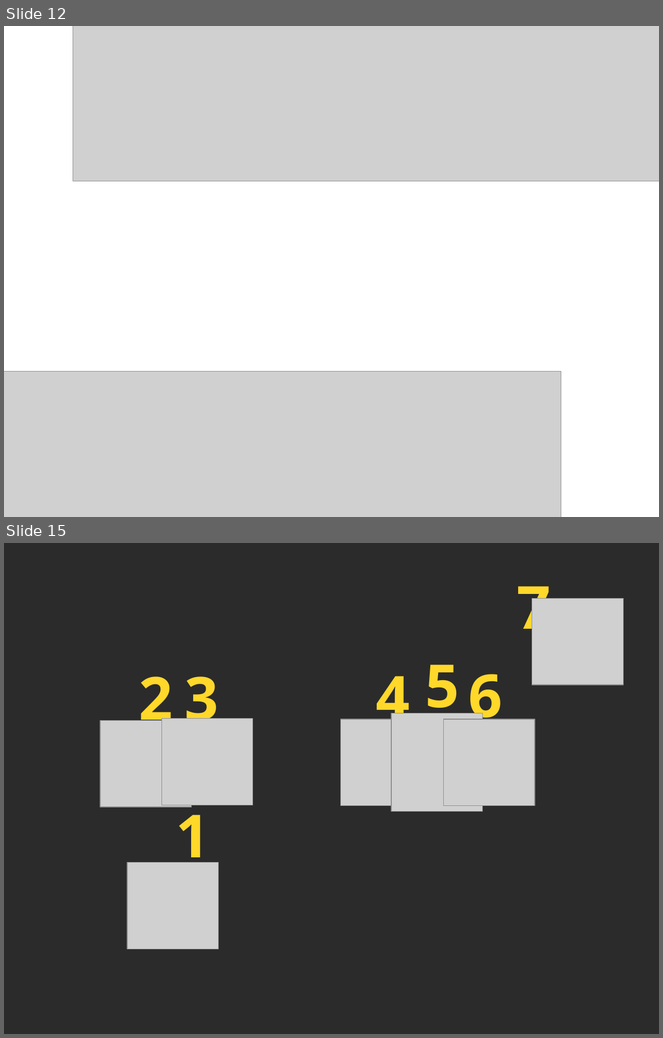
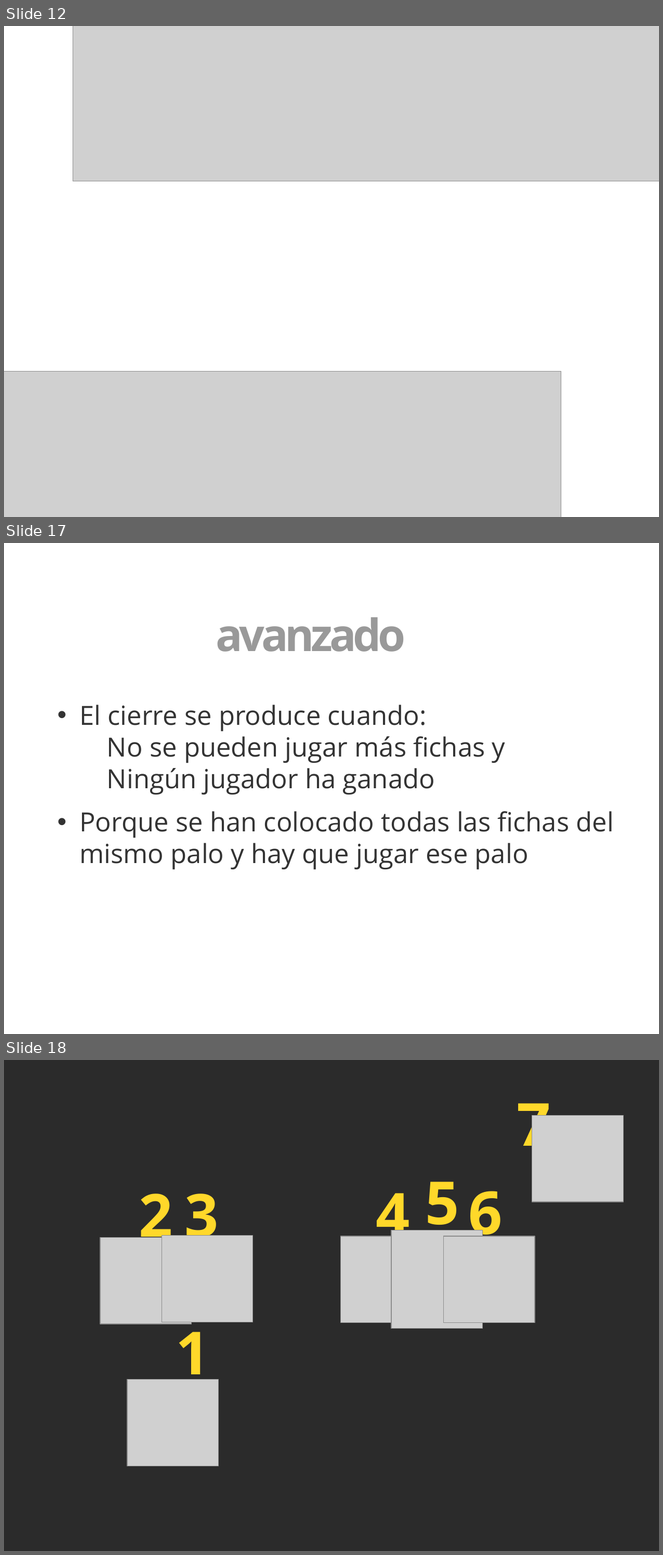
Before and after one commit to 3oheme/dominous, a slide deck: docs/presentacion/presentacion.odp. Shown one above the other, each under a label of ours: slides 12 and 15 before the commit, slides 12, 17 and 18 after it; the slides between them are not shown. The pictures are 663x1038 and 663x1555 pixels, drawn with LibreOffice and Linux fonts; fonts in the diff are those of the drawing; grey boxes stand for pictures; background and template pictures are left out; a plain dark background stands for a picture behind light text. Boxes give left, top, right and bottom in pixels: in the first picture for what was removed or moved away, otherwise in the second. Text is boxed around its words. In the diff, an @@ line names an element or a change of style, - is before the commit and + after.

```diff
--- a/docs/presentacion/presentacion.odp
+++ b/docs/presentacion/presentacion.odp
@@ slide 17 added at box(4, 543, 659, 1034), background picture (left out) @@
@@ text added at box(216, 617, 406, 652), 54 pt, text #999999, bold @@
+Dominó avanzado
@@ text added at box(79, 705, 614, 870), 32 pt, text #333333 @@
+• El cierre se produce cuando:
+  No se pueden jugar más fichas y
+  Ningún jugador ha ganado
+• Porque se han colocado todas las fichas del mismo palo y hay que jugar ese palo
@@ what was slide 15 is now slide 18 @@
```
Also in this commit, not shown: 9 slides changed, 3 other slides added, 8 slides removed, 2 other files.
